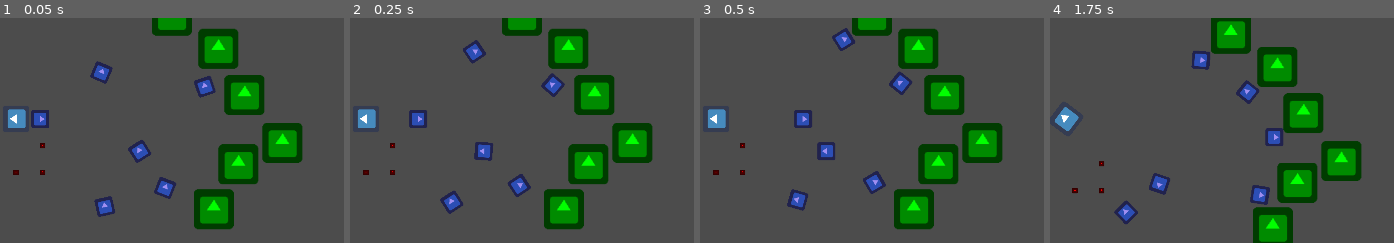
Above: before the commit, frames 1-4 (left to right).
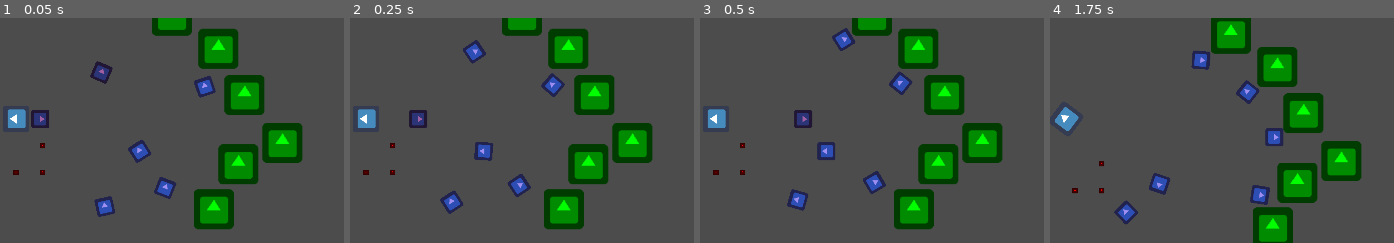
Above: after the commit, the same moments.

Repository: ebrahimebrahim/hungry_and_slow
Game: Godot game, scene res://Main.tscn
Same seed, same stepped clock (60 frames per second), same inputs: the game is played once before the commit and once after it. The engine's default icon, where the game draws it, is replaced by a stand-in: a white triangle on a blue panel in a dark square.
Inputs (mouse positions are % of the whole screen's width and height, from its top left):
- Up to frame 1 (0.05 s): no input
- Up to frame 2 (0.25 s): no input
- Up to frame 3 (0.5 s): no input
- Up to frame 4 (1.75 s): move the mouse to (78, 45) at 0.52 s; click (78, 45) at 0.67 s; move the mouse to (29, 55) at 1.27 s; click (29, 55) at 1.42 s
The pictures show only the part of the screen within x 50-100%, y 28-78%; the shares and areas given below are measured in that part.

The runs differ from the first frame. In frame 1, 0.8% of the frame differs, in the area x 9-33%, y 19-49%; in frame 2, 0.4%; in frame 3, 0.4%; in frame 4, nothing differs.

Commit message:
fix prey managing multiple things to run away from

Diff:
--- a/hungry_and_slow/Prey.gd
+++ b/hungry_and_slow/Prey.gd
@@ -7,7 +7,7 @@
 onready var state : TreeStructure = PreyStates.idle_stopped
 
 # Used for running_away
-var thing_running_away_from : Node = null
+var things_running_away_from : Array = [] # array of bodies
 
 # Used for seeking_safety
 var last_known_danger_pos = null # will be a Vector2
@@ -28,12 +28,16 @@
 			step_path(max_speed/5 * delta, delta)
 			if not path: state = PreyStates.idle_stopped
 	elif state.IS(PreyStates.running_away):
-		step_rotate(position - thing_running_away_from.position,delta)
+		step_rotate(position - things_running_away_from[0].position,delta)
 		step_move_ahead(max_speed)
 	elif state.IS(PreyStates.seeking_safety):
 		step_rotate(position - last_known_danger_pos,delta)
 		step_move_ahead(max_speed)
 
+func _process(delta):
+	var l = (3-len(things_running_away_from))/3.0
+	modulate.g = l
+	modulate.b = l
 
 
 
@@ -43,14 +47,16 @@
 
 
 func _on_VisibilityRegion_body_entered(body):
-	if body.is_in_group("player"):
+	if body.is_in_group("player") and body!=self:
 		state = PreyStates.running_away
 		panic_cooldown.stop()
-		thing_running_away_from = body
+		things_running_away_from.push_front(body)
 
 
 func _on_VisibilityRegion_body_exited(body):
-	if body.is_in_group("player"):
-		state = PreyStates.seeking_safety
-		panic_cooldown.start(panic_time)
-		last_known_danger_pos = body.position
+	if state.IS(PreyStates.running_away) and body.is_in_group("player"):
+		things_running_away_from.erase(body)
+		if not things_running_away_from:
+			state = PreyStates.seeking_safety
+			panic_cooldown.start(panic_time)
+			last_known_danger_pos = body.position
